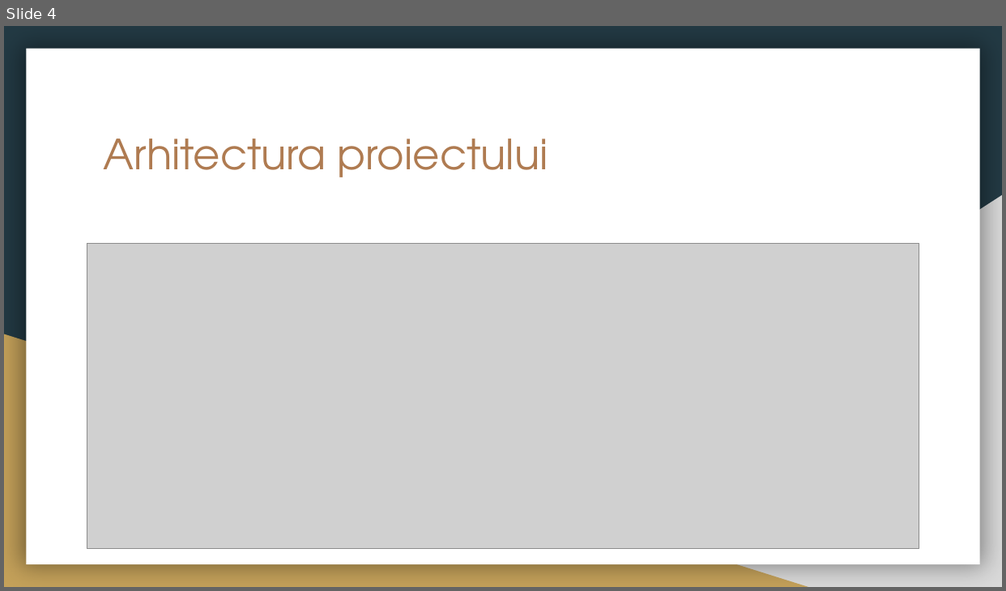
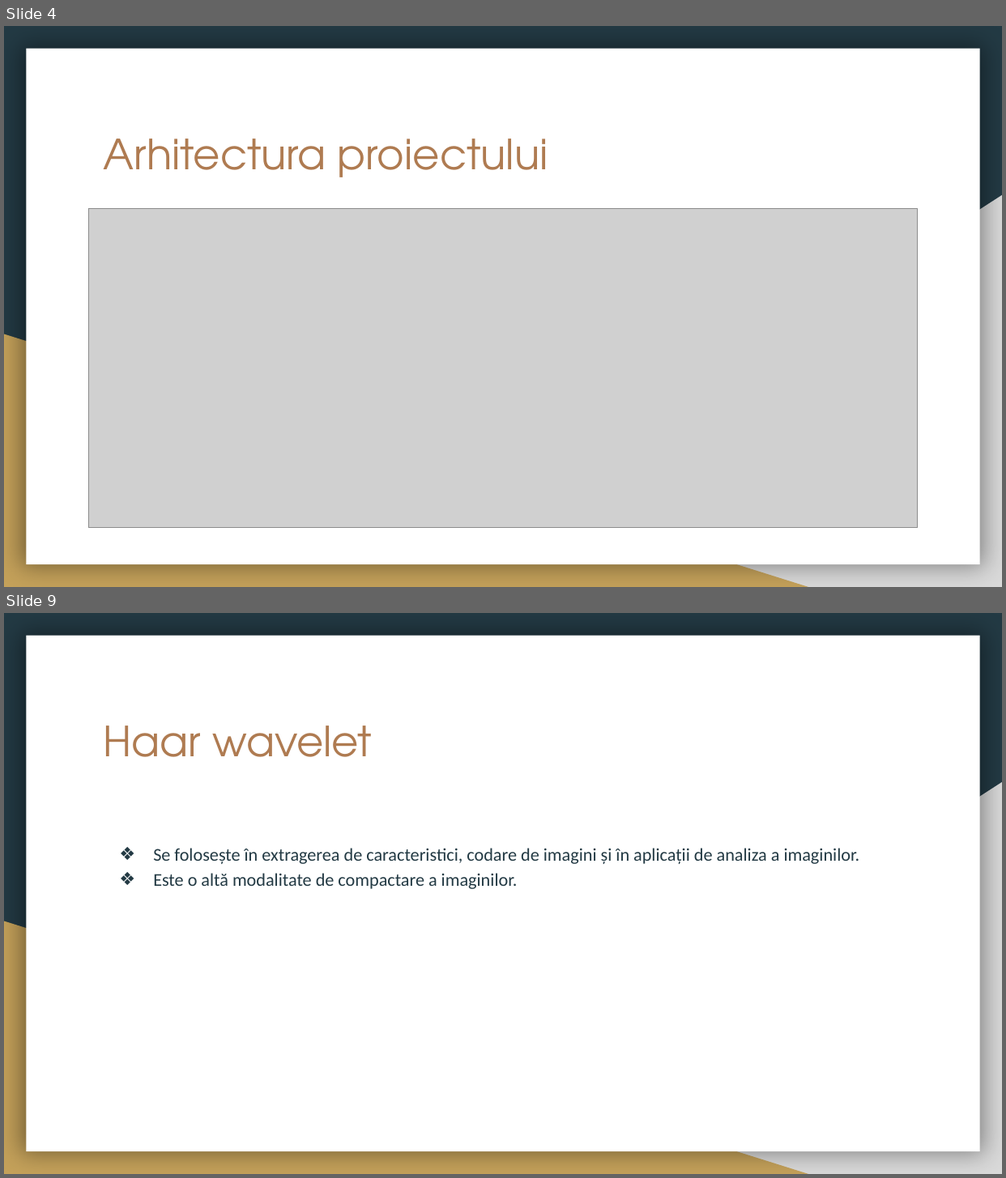
Before and after one commit to CiprianBodnar/BodnarIoanCiprianLicenta2019, a slide deck: Licenta2019BodnarIoanCiprian/Licenta.pptx. Shown one above the other, each under a label of ours: slide 4 before the commit, slides 4 and 9 after it; the slides between them are not shown. The pictures are 1006x591 and 1006x1178 pixels, drawn with LibreOffice and Linux fonts; fonts in the diff are those of the drawing; grey boxes stand for pictures. Boxes give left, top, right and bottom in pixels: in the first picture for what was removed or moved away, otherwise in the second. Text is boxed around its words. In the diff, an @@ line names an element or a change of style, - is before the commit and + after.

```diff
--- a/Licenta2019BodnarIoanCiprian/Licenta.pptx
+++ b/Licenta2019BodnarIoanCiprian/Licenta.pptx
@@ slide 9 added at <box>4,613,1002,1174</box>, background #233A44; not listed: 3 template elements that a slide beside it also shows @@
@@ title added at <box>104,726,372,757</box>, 30 pt, text #AF7B51 @@
+Haar wavelet
@@ text added at <box>153,848,860,889</box>, 13 pt, text #233A44 @@
+❖ Se folosește în extragerea de caracteristici, codare de imagini și în aplicații de analiza a imaginilor.
+❖ Este o altă modalitate de compactare a imaginilor.
@@ slide 4 changed as well @@
@@ picture: place and size @@
-picture at <box>87,244,918,549</box>
+picture at <box>89,208,917,528</box>
```
Also in this commit, not shown: 4 other slides changed, 7 other slides added, 7 slides removed, 1 other file.
